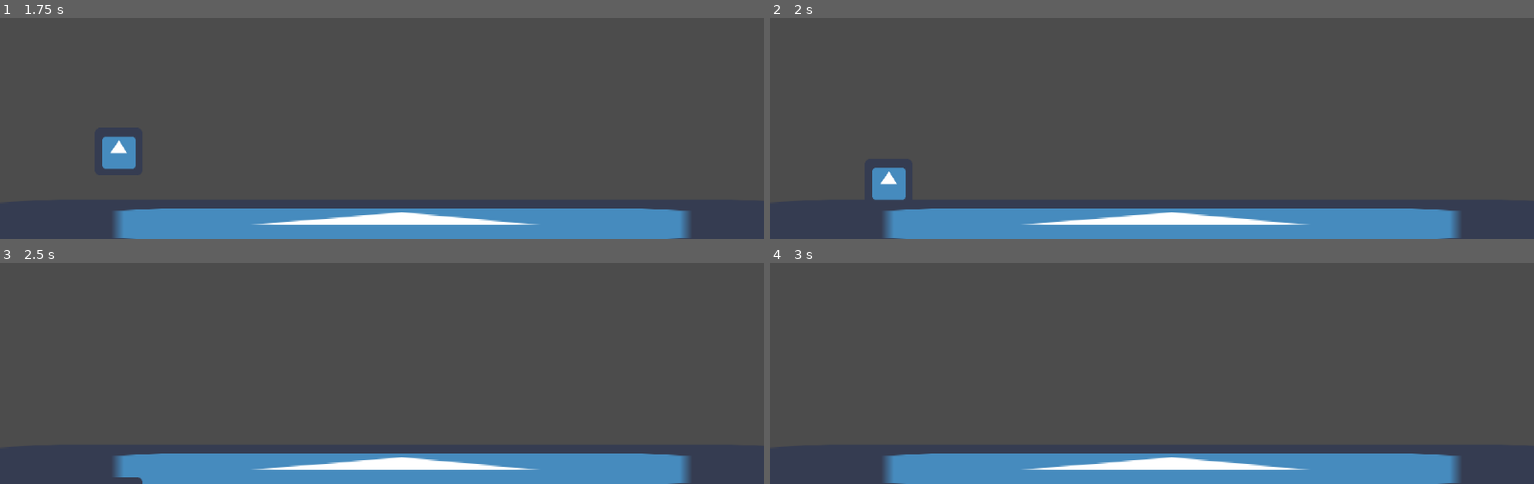
Above: before the commit, frames 1-4 (two rows, left to right).
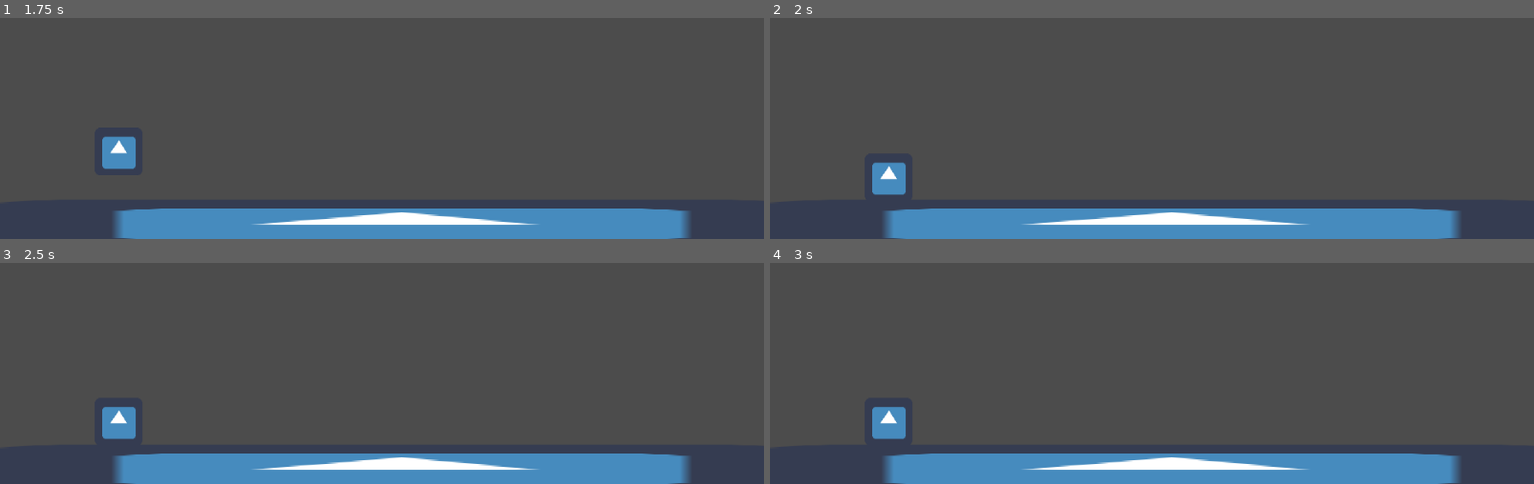
Above: after the commit, the same moments.

Repository: Matthew078/Hells-Gym-Fight
Game: Godot game, scene res://game.tscn
Two runs of this game, one before a commit and one after it. Both use one fixed random seed, a clock stepped at 60 frames per second and the inputs below. The project has no main scene, so this scene is started directly. The engine's default icon, where the game draws it, is replaced by a stand-in: a white triangle on a blue panel in a dark square.
Inputs:
- Up to frame 1 (1.75 s): hold Right (gym_bro_move_right) 0.53-1.28 s; hold Left (gym_bro_move_left) from 1.28 s (still down)
- Up to frame 2 (2 s): keep holding Left (gym_bro_move_left)
- Up to frame 3 (2.5 s): release Left (gym_bro_move_left) at 2.03 s; hold Right (gym_bro_move_right) from 2.03 s (still down)
- Up to frame 4 (3 s): keep holding Right (gym_bro_move_right); tap Enter at 2.75 s

Frame 1 is identical in both runs. In frame 2, 0.3% of the frame differs, in the area x 13-18%, y 65-83%; in frame 3, 0.7%, in the area x 13-19%, y 65-100%; in frame 4, 0.6%.

Commit message:
floor updated
floor stays in place when player falls onto it

Diff:
--- a/Hell's-Gym-Fight-Project/floor.tscn
+++ b/Hell's-Gym-Fight-Project/floor.tscn
@@ -5,7 +5,9 @@
 [sub_resource type="RectangleShape2D" id=1]
 extents = Vector2( 519, 32.5 )
 
-[node name="floor" type="Area2D"]
+[node name="floor" type="RigidBody2D"]
+mode = 1
+gravity_scale = 0.0
 
 [node name="CollisionShape2D" type="CollisionShape2D" parent="."]
 position = Vector2( 509, 0.5 )
